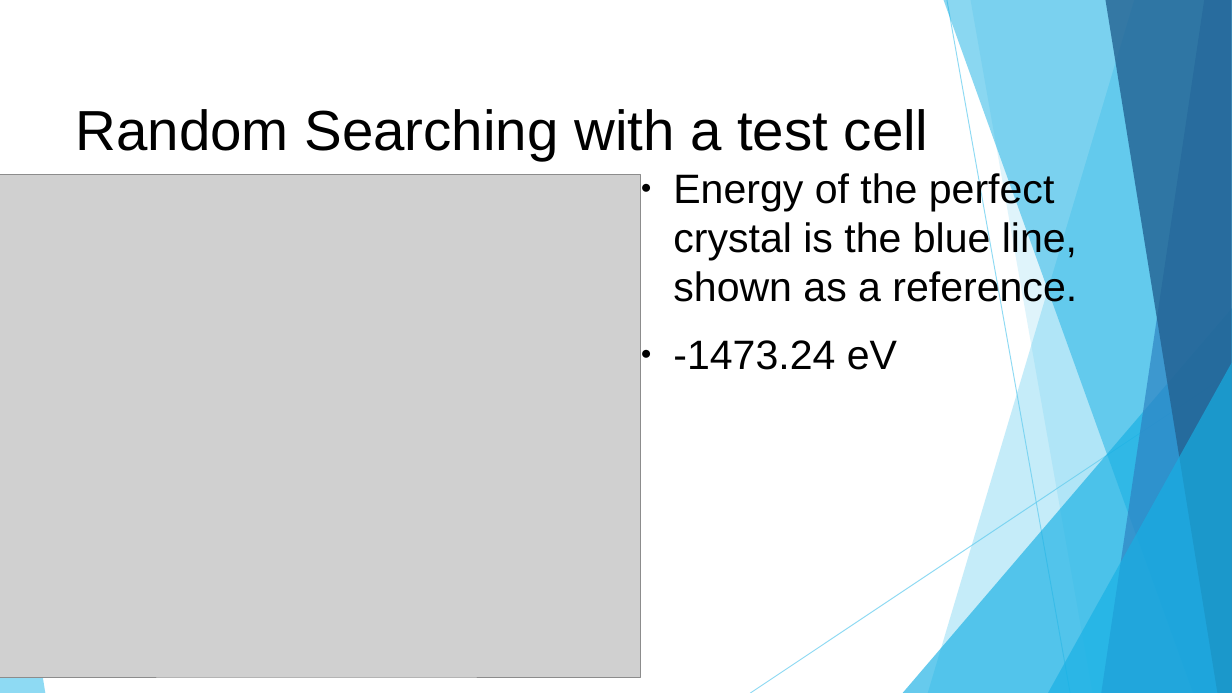
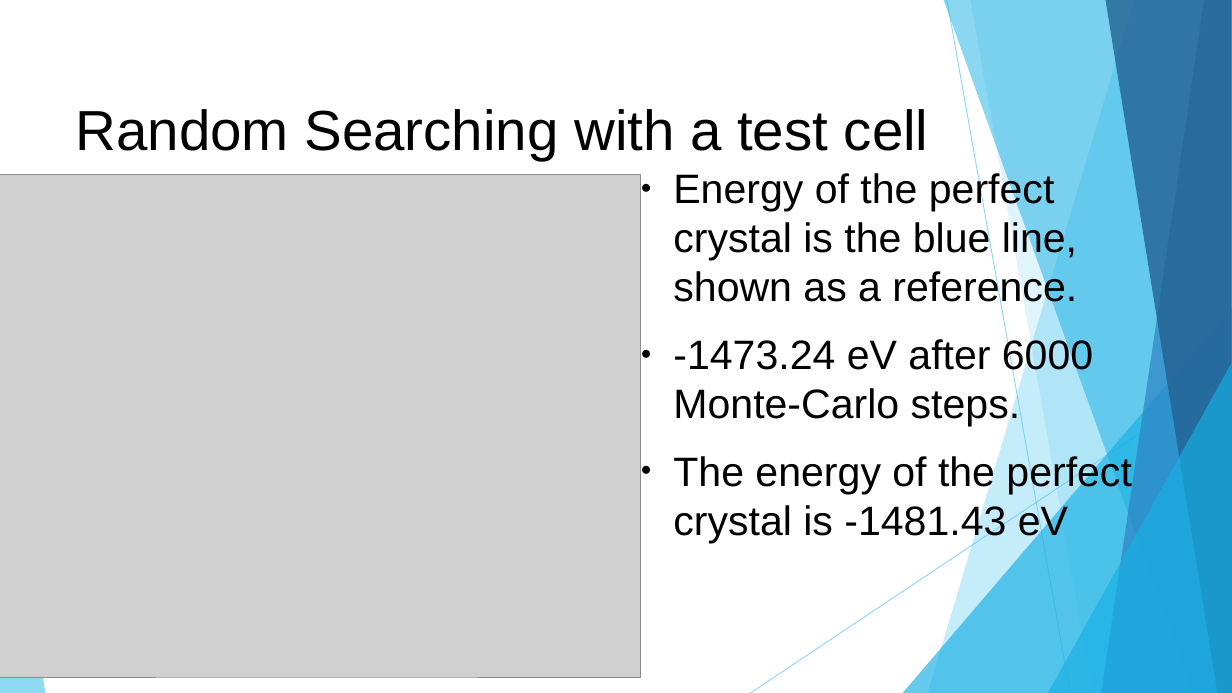
Before and after one commit to OFThomas/amorphMgO, a slide deck: slide 10 of Amorphous MgO Triple Junctions.odp (slide 8 before the commit). Drawn at 1232x693 pixels with LibreOffice and Linux fonts; fonts in the diff are those of the drawing; grey boxes stand for pictures. Boxes give left, top, right and bottom in pixels: in the first picture for what was removed or moved away, otherwise in the second. Text is boxed around its words. In the diff, an @@ line names an element or a change of style, - is before the commit and + after.

```diff
--- a/Amorphous MgO Triple Junctions.odp
+++ b/Amorphous MgO Triple Junctions.odp
@@ text at (673,336,1131,543): text changed @@
-● -1473.24 eV
+● -1473.24 eV after 6000 Monte-Carlo steps.
+● The energy of the perfect crystal is -1481.43 eV
```
Also in this commit, not shown: 2 other slides changed, 4 slides added, 2 slides removed, 40 other files.
